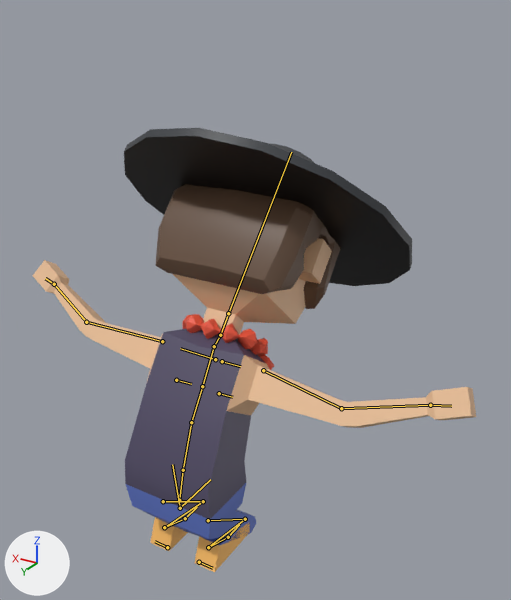
The Blender file Art/Julz.blend: old version first, new version second.
One viewpoint serves both versions: a 50 mm lens placed at (-1.02, 1.316, 1.518), pointed at (-0.028, -0.337, 0.691). Every picture has the same lights, and +X, +Y and +Z are marked at lower left. Both versions are drawn at frame 1 of the action 'Celebrate Putt Win'; the numbers are the values there. The bones that bend it are drawn over the model as lines.

Objects in the first picture: 'Julz'.
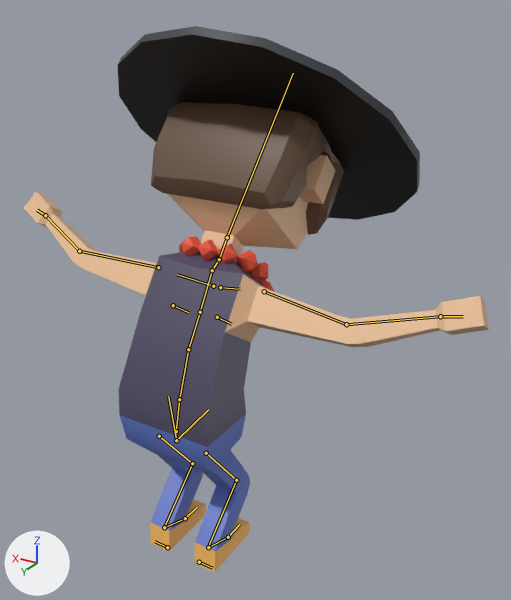
The edits, one by one:
Bone 'spine' (bone_spine) moves from (0.0, -0.339, 0.087) to (0.0, -0.117, 0.03).

Where the change shows, as pixel boxes [x1, y1, x2, y2] in the pictures (511 x 600 px):
'Julz', posed (23% taller): before [33, 128, 476, 572]; after [24, 26, 489, 572]
bone 'spine', root to tip: before (179, 500) to (183, 470); after (176, 431) to (179, 399)
